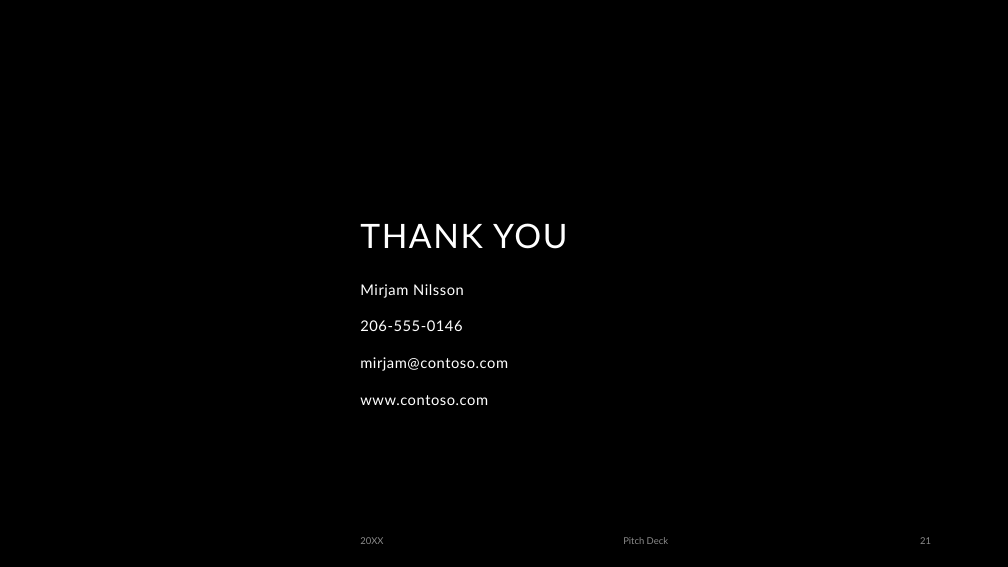
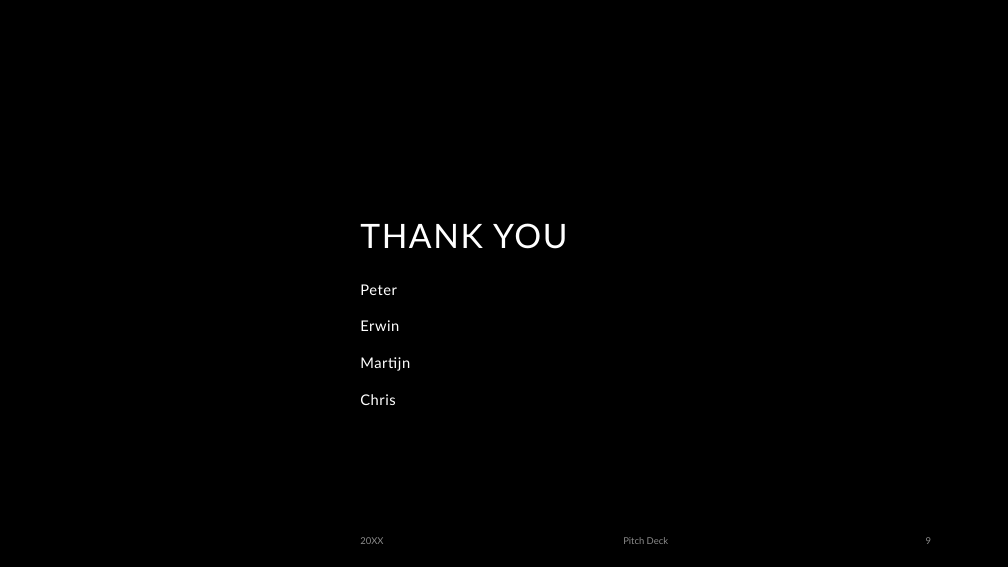
Before and after one commit to SheruShafiq/Bit-Exam-Main, a slide deck: slide 9 of docs/demo/HI Feature expansion.pptx (slide 21 before the commit). Drawn at 1008x567 pixels with LibreOffice and Linux fonts; fonts in the diff are those of the drawing; background and template pictures are left out. Boxes give left, top, right and bottom in pixels: in the first picture for what was removed or moved away, otherwise in the second. Text is boxed around its words. In the diff, an @@ line names an element or a change of style, - is before the commit and + after.

```diff
--- a/docs/demo/HI Feature expansion.pptx
+++ b/docs/demo/HI Feature expansion.pptx
@@ subtitle at box(360, 284, 410, 405): text changed @@
-Mirjam Nilsson
-206-555-0146
-mirjam@contoso.com
-www.contoso.com
+Peter
+Erwin
+Martijn
+Chris
@@ page number at box(926, 537, 931, 544): text changed @@
-21
+9
```
Also in this commit, not shown: 2 other slides changed, 2 slides added, 14 slides removed, 3 other files.
